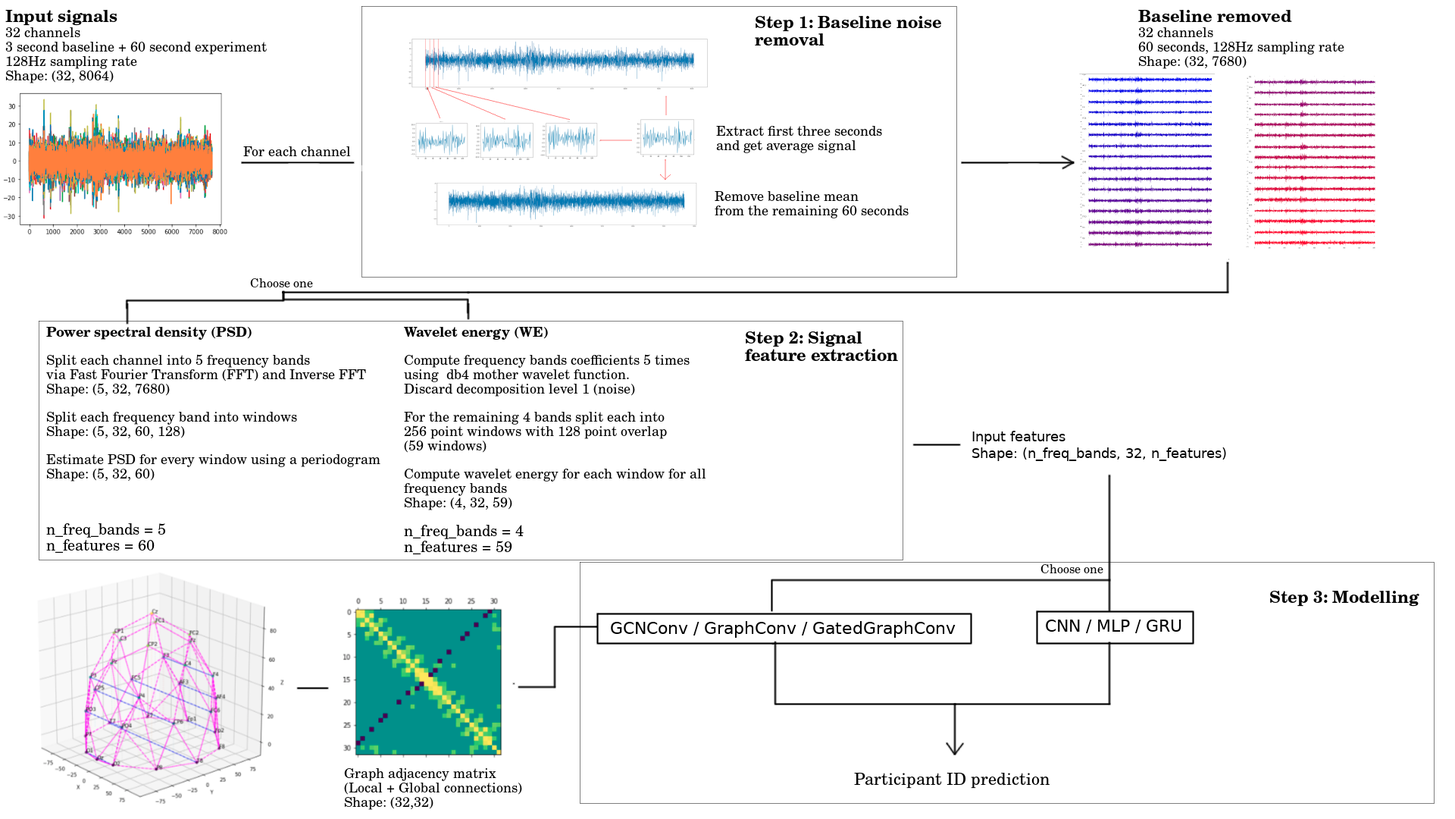
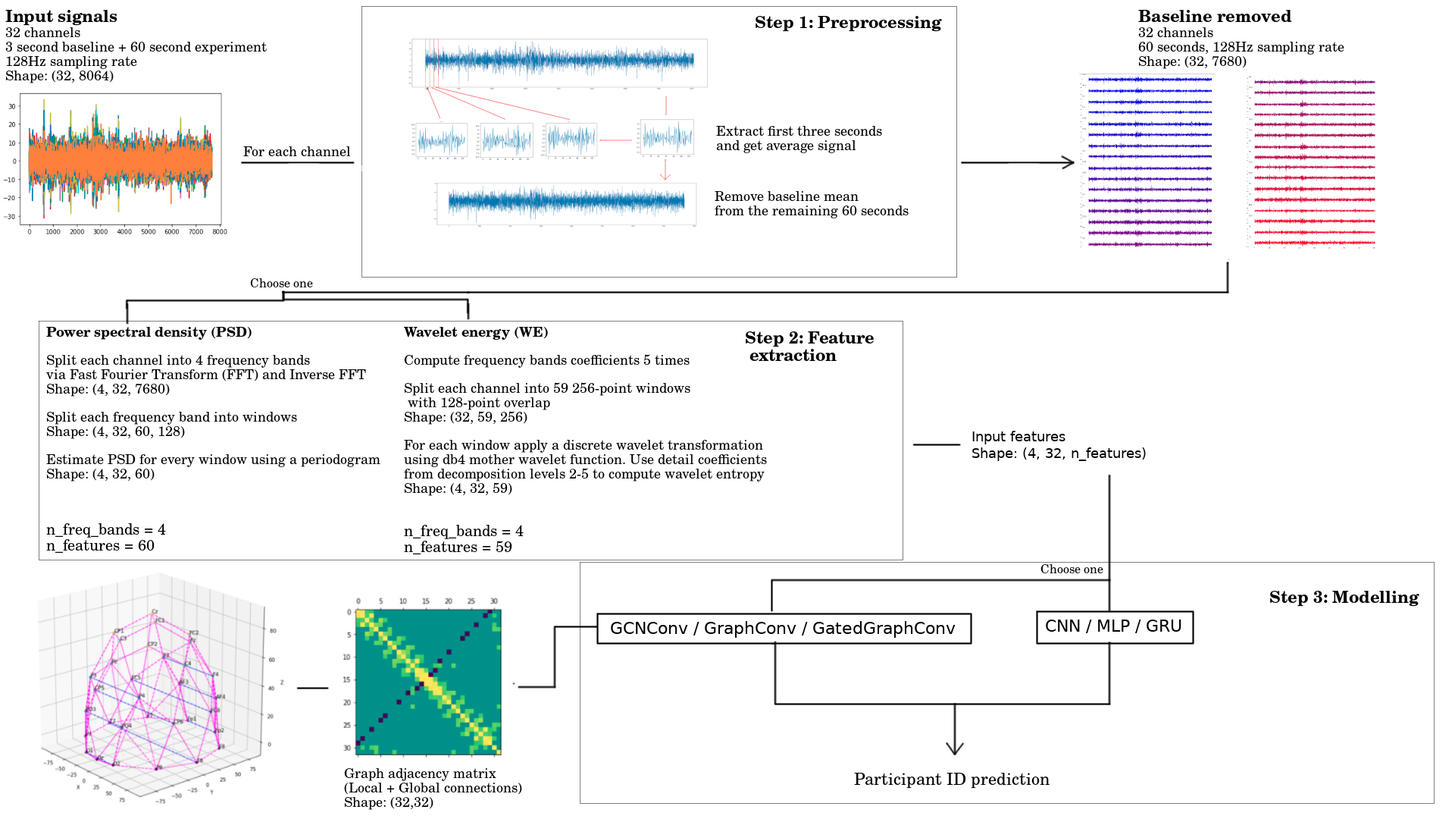
Layer changes from the first 1455 × 819 image to the second:
painted on "Wavelet energy (WE) ..." over (404, 369, 768, 511)
painted on "Power spectral density (PSD) ..." over (97, 353, 204, 535)
painted on "Input features ..." over (1027, 447, 1227, 461)
renamed "Step 2: Signal ..." to "Step 2: Feature ...", painted on it over (745, 331, 899, 361)
renamed "Step 1: Baseline noise ..." to "Step 1: Preprocessing", painted on it over (754, 15, 943, 46)
